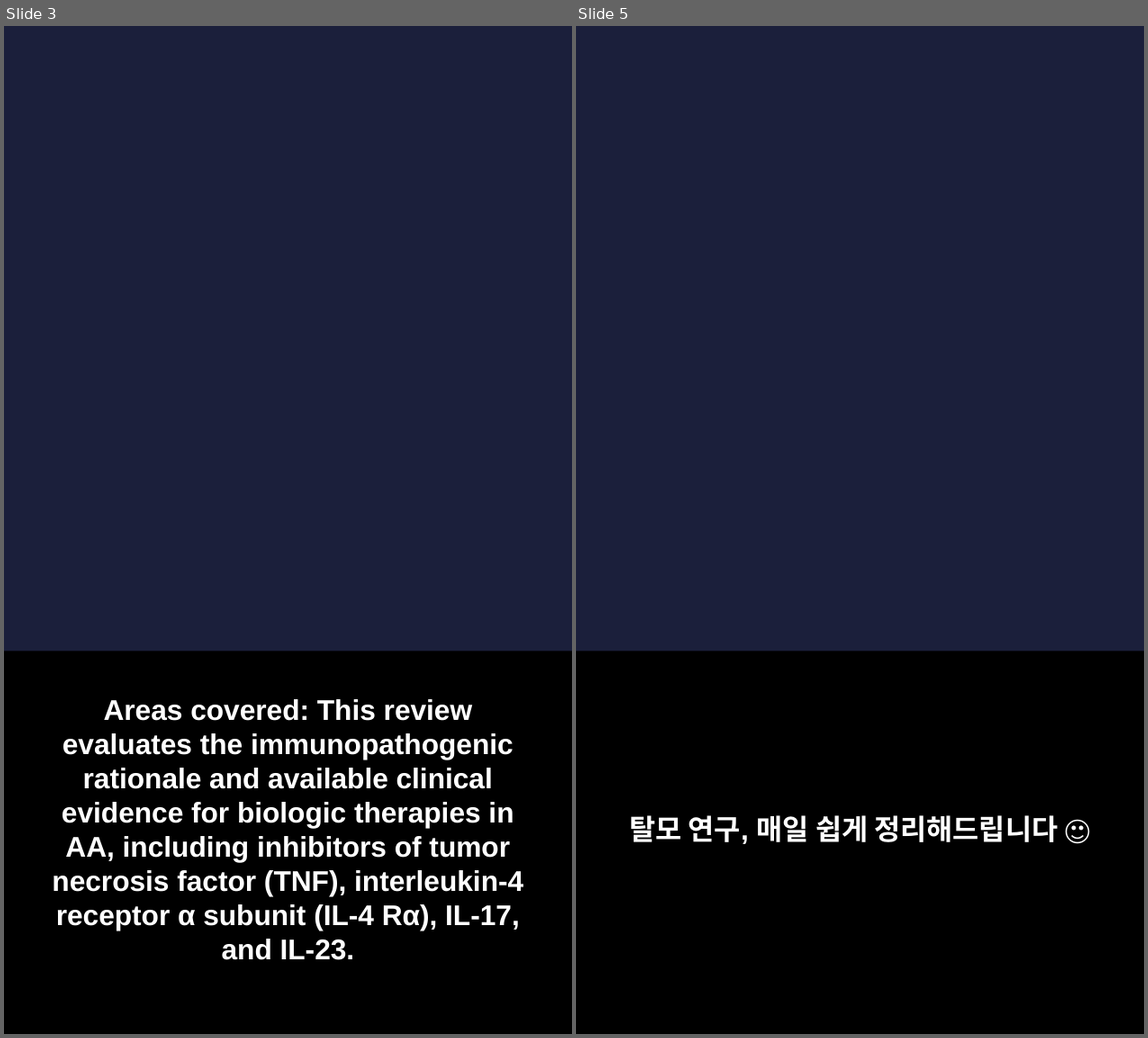
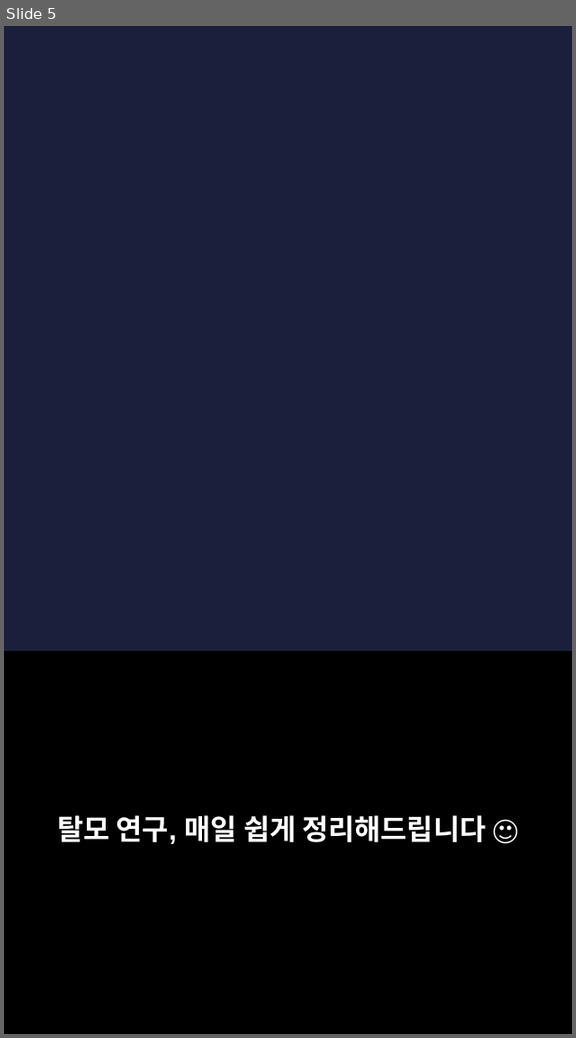
Before and after one commit to hyokang2010-BJ-ANTH/product-builder-test, a slide deck: pwa/data/latest/slides.pptx. Shown side by side, each under a label of ours: slides 3 and 5 before the commit, slide 5 after it; the slides between them are not shown. The pictures are 1148x1038 and 576x1038 pixels, drawn with LibreOffice and Linux fonts; fonts in the diff are those of the drawing; background and template pictures are left out. Boxes give left, top, right and bottom in pixels: in the first picture for what was removed or moved away, otherwise in the second. Text is boxed around its words. In the diff, an @@ line names an element or a change of style, - is before the commit and + after.

```diff
--- a/pwa/data/latest/slides.pptx
+++ b/pwa/data/latest/slides.pptx
@@ slide 3 removed at (4,26,572,1034), background picture (left out) @@
@@ rectangle removed at (4,652,572,1034) @@
@@ text removed at (52,699,523,960) @@
-Areas covered: This review evaluates the immunopathogenic rationale and available clinical evidence for biologic therapies in AA, including inhibitors of tumor necrosis factor (TNF), interleukin-4 receptor α subunit (IL-4 Rα), IL-17, and IL-23.
```
Also in this commit, not shown: 2 slides changed, 5 slides added, 3 other slides removed, 26 other files.
